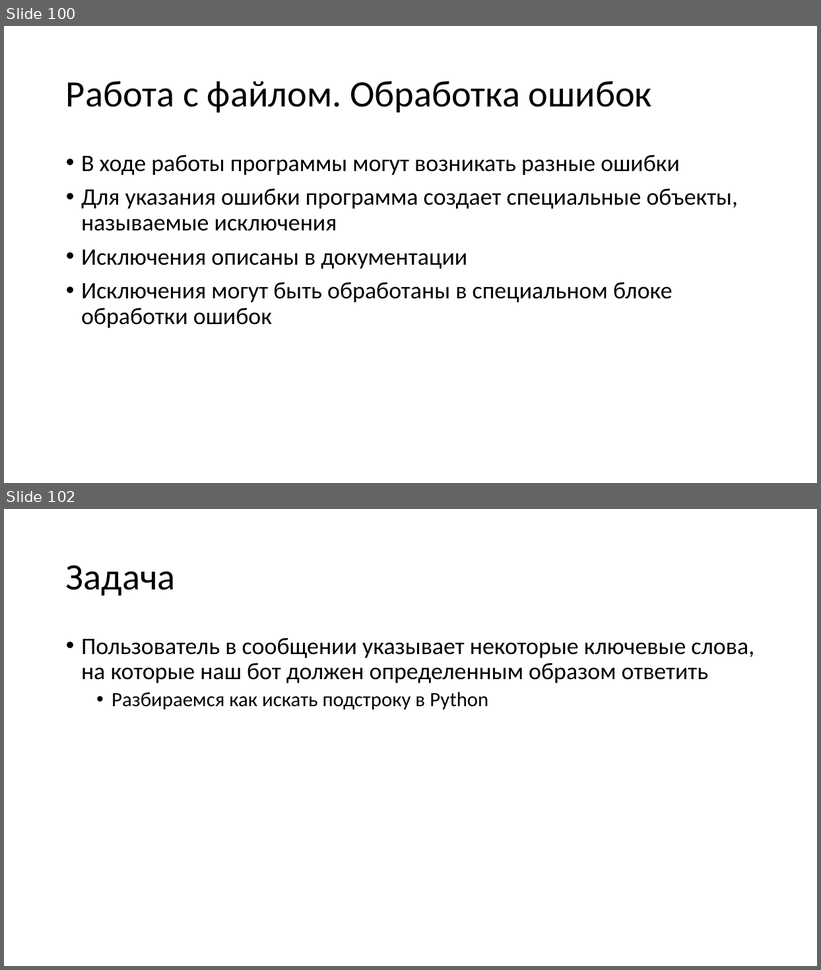
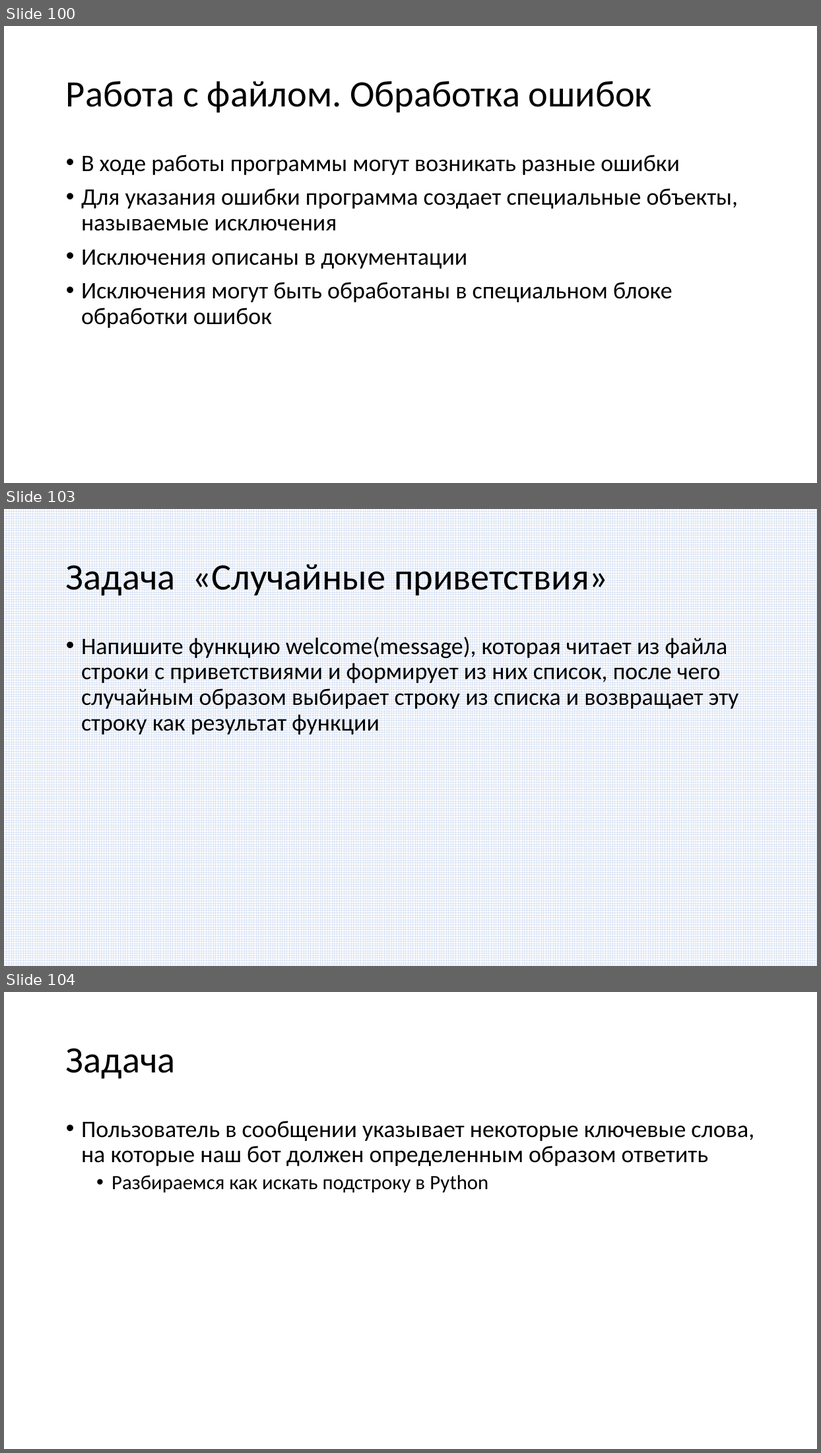
Before and after one commit to paveltsytovich/telegram-course, a slide deck: Presentation/Разработка ботов для телеграмм на Python.pptx. Shown one above the other, each under a label of ours: slides 100 and 102 before the commit, slides 100, 103 and 104 after it; the slides between them are not shown. The pictures are 821x970 and 821x1453 pixels, drawn with LibreOffice and Linux fonts; fonts in the diff are those of the drawing. Boxes give left, top, right and bottom in pixels: in the first picture for what was removed or moved away, otherwise in the second. Text is boxed around its words. In the diff, an @@ line names an element or a change of style, - is before the commit and + after.

Commit message:
Завершена задача "Случайные приветствия"

```diff
--- a/Presentation/Разработка ботов для телеграмм на Python.pptx
+++ b/Presentation/Разработка ботов для телеграмм на Python.pptx
@@ slide 103 added at (4, 509, 817, 966), background #FFFFFF @@
@@ rectangle added at (4, 509, 817, 966), fill pattern #DAE3F3 on #FFFFFF @@
@@ title added at (66, 564, 609, 596), 44 pt, text #000000 @@
+Задача «Случайные приветствия»
@@ text added at (81, 637, 739, 735), 28 pt, text #000000 @@
+• Напишите функцию welcome(message), которая читает из файла строки с приветствиями и формирует из них список, после чего случайным образом выбирает строку из списка и возвращает эту строку как результат функции
@@ what was slide 102 is now slide 104 @@
```
Also in this commit, not shown: 1 slide changed, 1 other slide added, 1 other file.
